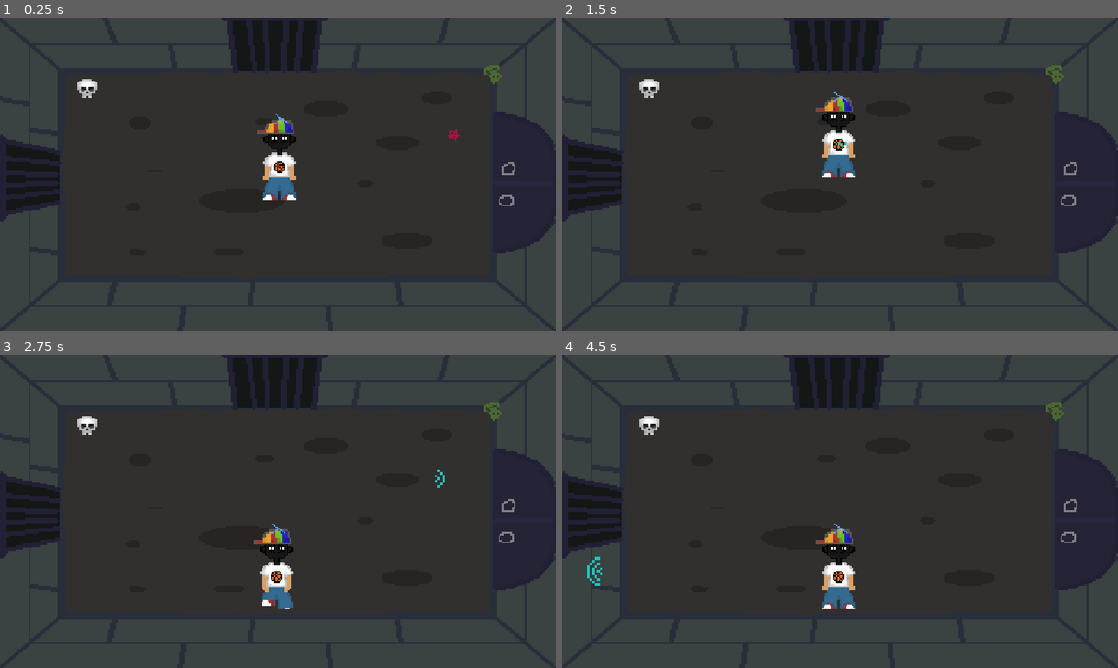
Above: before the commit, frames 1-4 (two rows, left to right).
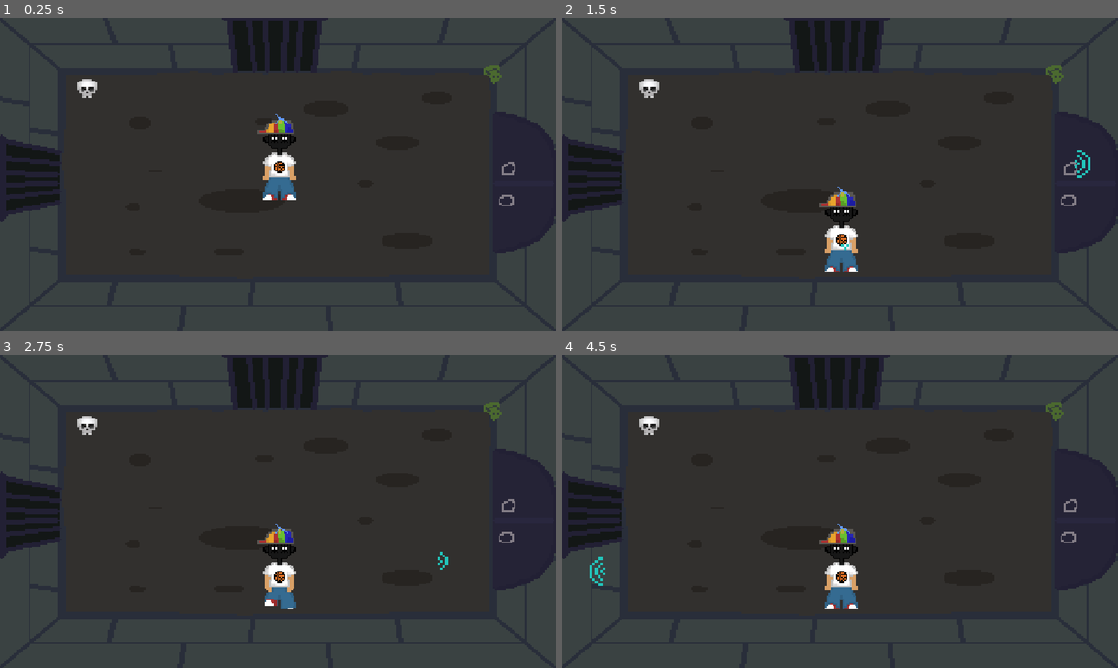
Above: after the commit, the same moments.

Repository: Skeleblob/BraveMathie
Game: Godot game, scene res://SpriteSheets/game/main.tscn
The game is run twice, just before and just after one commit, with the same random seed, the same clock (stepped at 60 frames per second) and the same inputs.
Inputs:
- Up to frame 1 (0.25 s): no input
- Up to frame 2 (1.5 s): tap Enter at 0.5 s; hold Right (shoot_right) 0.53-1.28 s; hold S (walk_front) 0.53-1.28 s; hold Down (shoot_down) from 1.28 s (still down); tap S (walk_front) at 1.35 s
- Up to frame 3 (2.75 s): tap Space at 2 s; release Down (shoot_down) at 2.03 s; hold Right (shoot_right) from 2.03 s (still down); hold S (walk_front) from 2.03 s (still down)
- Up to frame 4 (4.5 s): release Right (shoot_right) at 2.78 s; release S (walk_front) at 2.78 s; hold Up (shoot_up) 2.78-3.53 s; tap S (walk_front) at 2.85, 4.35 s; hold S (walk_front) 3.53-4.28 s; hold Left (shoot_left) from 3.53 s (still down)

The runs differ from the first frame. In frame 1, less than 0.1% of the frame differs, in the area x 80-83%, y 35-40%; in frame 2, 2.6%, in the area x 45-95%, y 23-82%; in frame 3, 0.7%; in frame 4, 0.8%.

Commit message:
Fix af rum

Diff:
--- a/brave-mathie/SpriteSheets/Scenes/EnemyRoom/TopRoom.tscn
+++ b/brave-mathie/SpriteSheets/Scenes/EnemyRoom/TopRoom.tscn
@@ -28,6 +28,7 @@
 texture = ExtResource("1_ucn2r")
 
 [node name="BottomWallBody" type="StaticBody2D" parent="." unique_id=295516943]
+collision_layer = 5
 collision_mask = 2
 
 [node name="CollisionShape2D" type="CollisionShape2D" parent="BottomWallBody" unique_id=337799947]
@@ -35,6 +36,7 @@
 shape = SubResource("RectangleShape2D_sqjsd")
 
 [node name="leftWallBody" type="StaticBody2D" parent="." unique_id=1466945526]
+collision_layer = 5
 collision_mask = 2
 
 [node name="CollisionShape2D" type="CollisionShape2D" parent="leftWallBody" unique_id=1128928010]
@@ -42,6 +44,7 @@
 shape = SubResource("RectangleShape2D_75x5l")
 
 [node name="rightWallBody" type="StaticBody2D" parent="." unique_id=490124128]
+collision_layer = 5
 collision_mask = 2
 
 [node name="CollisionShape2D" type="CollisionShape2D" parent="rightWallBody" unique_id=770997230]
@@ -49,6 +52,7 @@
 shape = SubResource("RectangleShape2D_ax8mu")
 
 [node name="topWallBody" type="StaticBody2D" parent="." unique_id=376158483]
+collision_layer = 5
 collision_mask = 2
 
 [node name="CollisionShape2D" type="CollisionShape2D" parent="topWallBody" unique_id=1905710767]
@@ -69,13 +73,10 @@
 [node name="Spawn" parent="Node/Doors" index="1" unique_id=79308912]
 position = Vector2(57, -130)
 
-[node name="player" parent="." unique_id=548740340 instance=ExtResource("3_3ww80")]
-position = Vector2(555.99994, 423.99997)
-scale = Vector2(1.75, 1.75)
-collision_layer = 1
-motion_mode = 1
-
 [node name="Enemy" parent="." unique_id=1845639125 instance=ExtResource("5_el7do")]
 position = Vector2(954, 181)
 
+[node name="player" parent="." unique_id=548740340 instance=ExtResource("3_3ww80")]
+scale = Vector2(1.75, 1.75)
+
 [editable path="Node/Doors"]
--- a/brave-mathie/SpriteSheets/Scenes/ItemRoom/LeftRoom.tscn
+++ b/brave-mathie/SpriteSheets/Scenes/ItemRoom/LeftRoom.tscn
@@ -1,5 +1,6 @@
 [gd_scene format=3 uid="uid://c18r5g0aqwkyp"]
 
+[ext_resource type="Script" uid="uid://cxpef17y8ncwi" path="res://Scripts/Level.gd" id="1_hdi0q"]
 [ext_resource type="Texture2D" uid="uid://rj67wqvn4snj" path="res://SpriteSheets/Scenes/ItemRoom/Leftroom.png" id="1_qd7dt"]
 [ext_resource type="PackedScene" uid="uid://cxky8h3pniwdv" path="res://Scripts/Doors/Doors.tscn" id="2_o33c5"]
 [ext_resource type="PackedScene" uid="uid://j4e0j6ctqbbg" path="res://SpriteSheets/game/Player.tscn" id="3_o33c5"]
@@ -17,6 +18,7 @@
 size = Vector2(28.311646, 203.38463)
 
 [node name="LeftRoom" type="Node2D" unique_id=413198310]
+script = ExtResource("1_hdi0q")
 
 [node name="Sprite2D" type="Sprite2D" parent="." unique_id=809316366]
 texture_filter = 1
@@ -63,8 +65,6 @@
 position = Vector2(993, 339)
 
 [node name="player" parent="." unique_id=548740340 instance=ExtResource("3_o33c5")]
-position = Vector2(925.99994, 306.99997)
 scale = Vector2(1.75, 1.75)
-motion_mode = 1
 
 [editable path="Node/Doors"]
--- a/brave-mathie/SpriteSheets/game/main.tscn
+++ b/brave-mathie/SpriteSheets/game/main.tscn
@@ -8,9 +8,12 @@
 [node name="Main" type="Node2D" unique_id=1958485771]
 
 [node name="LeftRoom" parent="." unique_id=413198310 instance=ExtResource("2_rwe2m")]
+visible = false
 
 [node name="stage1" parent="." unique_id=1560415530 instance=ExtResource("3_pux07")]
+visible = false
 
 [node name="TopRoom" parent="." unique_id=270535472 instance=ExtResource("1_vu3gk")]
+visible = false
 
 [node name="stage0" parent="." unique_id=1933991975 instance=ExtResource("4_2ftc5")]
--- a/brave-mathie/SpriteSheets/game/player_attack.tscn
+++ b/brave-mathie/SpriteSheets/game/player_attack.tscn
@@ -218,7 +218,7 @@
 }]
 
 [node name="PlayerAttack" type="Area2D" unique_id=1020636906]
-collision_layer = 4
+collision_layer = 8
 collision_mask = 2
 script = ExtResource("1_pag5s")
 
--- a/brave-mathie/enemy.gd
+++ b/brave-mathie/enemy.gd
@@ -2,7 +2,7 @@
 
 var speed: float = 100.0
 var backup_speed: float = 100.0
-var min_chase_distance: float = 200.0
+var min_chase_distance: float = 300.0
 var player_chase: bool = false
 var player: Node2D = null
 var shoot_cooldown: float = 0.0
--- a/brave-mathie/enemy.tscn
+++ b/brave-mathie/enemy.tscn
@@ -36,7 +36,7 @@
 size = Vector2(679, 654)
 
 [sub_resource type="CircleShape2D" id="CircleShape2D_om7lw"]
-radius = 26.0
+radius = 40.012497
 
 [node name="Enemy" type="CharacterBody2D" unique_id=1845639125]
 collision_layer = 4
